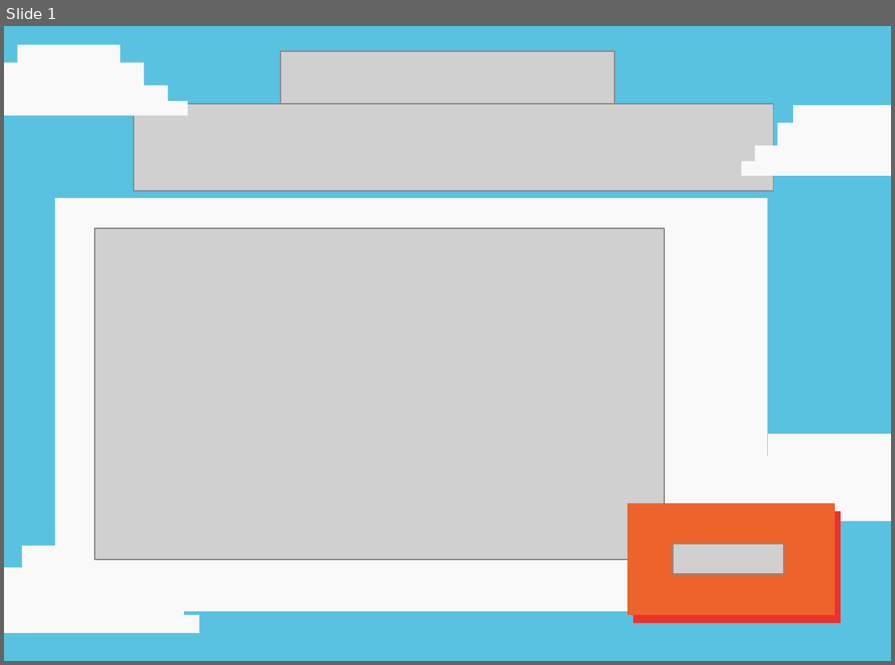
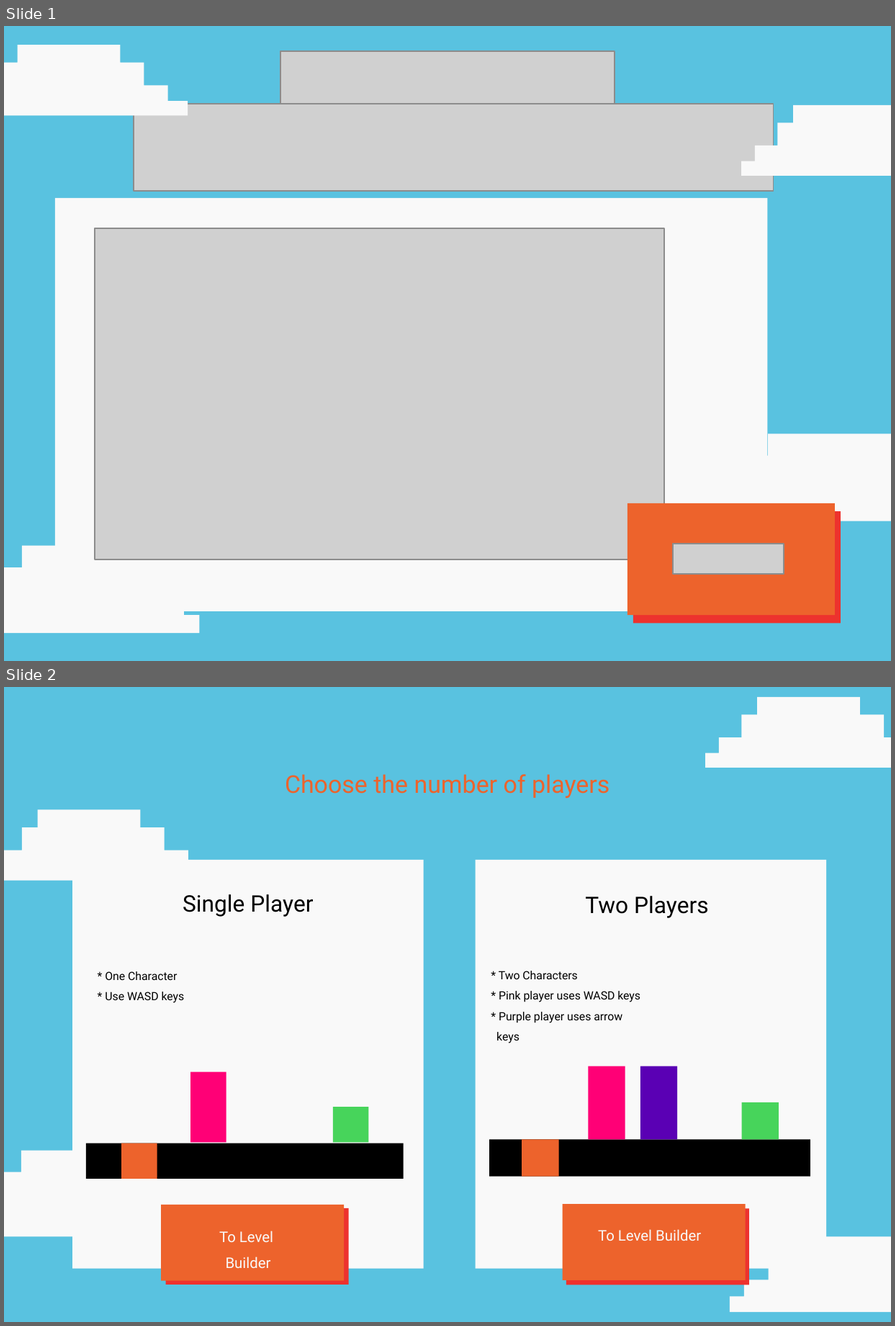
Before and after one commit to IyladaK/Block-World, a slide deck: resources/BlockWorld graphics.pptx. Shown one above the other, each under a label of ours: slide 1 before the commit, slides 1 and 2 after it. The pictures are 895x665 and 895x1326 pixels, drawn with LibreOffice and Linux fonts; fonts in the diff are those of the drawing; grey boxes stand for pictures. Boxes give left, top, right and bottom in pixels: in the first picture for what was removed or moved away, otherwise in the second. Text is boxed around its words. In the diff, an @@ line names an element or a change of style, - is before the commit and + after.

Commit message:
changes to pptx

```diff
--- a/resources/BlockWorld graphics.pptx
+++ b/resources/BlockWorld graphics.pptx
@@ slide 2 added at (4, 687, 891, 1322), background #FFFFFF @@
@@ rectangle added at (4, 687, 891, 1322), fill #59C2E0 @@
@@ freeform shape added at (706, 698, 891, 768), fill #F9F9F9 @@
@@ text added at (285, 774, 610, 798), 15 pt, text #ED632C @@
+Choose the number of players
@@ freeform shape added at (4, 810, 207, 881), fill #F9F9F9 @@
@@ rectangle added at (72, 860, 423, 1268), fill #F9F9F9 @@
@@ rectangle added at (476, 860, 826, 1268), fill #F9F9F9 @@
@@ text added at (183, 894, 313, 917), 14 pt, text #000000 @@
+Single Player
@@ text added at (585, 896, 709, 918), 14 pt, text #000000 @@
+Two Players
@@ text added at (105, 971, 185, 1003), 7 pt, text #000000 @@
+* One Character
+* Use WASD keys
@@ text added at (496, 971, 640, 1043), 7 pt, text #000000 @@
+* Two Characters
+* Pink player uses WASD keys
+* Purple player uses arrow
+keys
@@ group added at (86, 1072, 404, 1179): 4 rectangles @@
@@ group added at (490, 1066, 811, 1177): 5 rectangles @@
@@ freeform shape added at (4, 1151, 229, 1236), fill #F9F9F9 @@
@@ rectangle added at (161, 1205, 345, 1281), fill #ED632C @@
@@ rectangle added at (563, 1205, 746, 1281), fill #ED632C @@
@@ rectangle added at (166, 1208, 349, 1284), fill #ED322E @@
@@ rectangle added at (566, 1208, 749, 1284), fill #ED322E @@
@@ text added at (219, 1231, 273, 1268), 9 pt, text #F9F9F9 @@
+To Level
+Builder
@@ text added at (598, 1229, 701, 1241), 9 pt, text #F9F9F9 @@
+To Level Builder
@@ freeform shape added at (729, 1236, 891, 1311), fill #F9F9F9 @@
```
Also in this commit, not shown: 1 slide changed, 4 other slides added, 1 other file.
